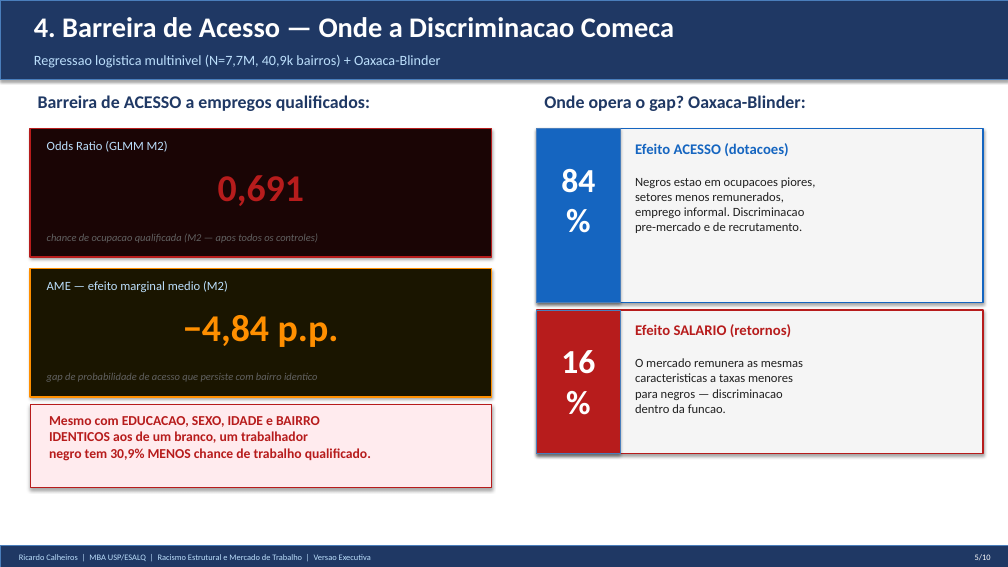
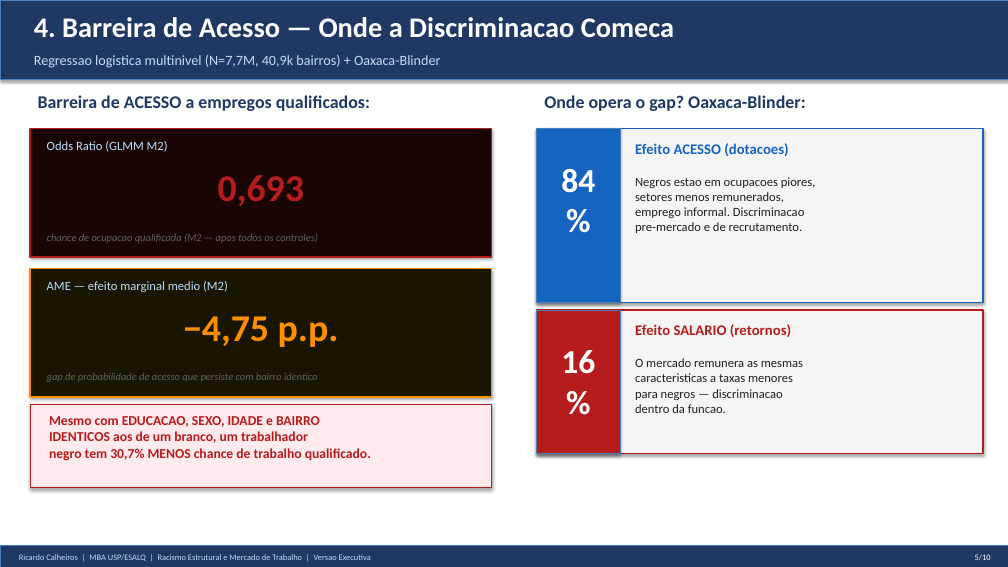
Before and after one commit to rickinrj-ux/ProjetoRacismoPNAD, a slide deck: slide 5 of apresentacao_executiva_tcc.pptx. Drawn at 1008x567 pixels with LibreOffice and Linux fonts; fonts in the diff are those of the drawing. Boxes give left, top, right and bottom in pixels: in the first picture for what was removed or moved away, otherwise in the second. Text is boxed around its words. In the diff, an @@ line names an element or a change of style, - is before the commit and + after.

```diff
--- a/apresentacao_executiva_tcc.pptx
+++ b/apresentacao_executiva_tcc.pptx
@@ text at bbox=[218, 175, 304, 206]: text changed @@
-0,691
+0,693
@@ text at bbox=[183, 316, 339, 347]: text changed @@
-−4,84 p.p.
+−4,75 p.p.
@@ text at bbox=[49, 416, 371, 461]: text changed @@
-Mesmo com EDUCACAO, SEXO, IDADE e BAIRRO
-IDENTICOS aos de um branco, um trabalhador
-negro tem 30,9% MENOS chance de trabalho qualificado.
+Mesmo com EDUCACAO, SEXO, IDADE e BAIRRO
+IDENTICOS aos de um branco, um trabalhador
+negro tem 30,7% MENOS chance de trabalho qualificado.
```
Also in this commit, not shown: 5 other slides changed, 2 other files.
